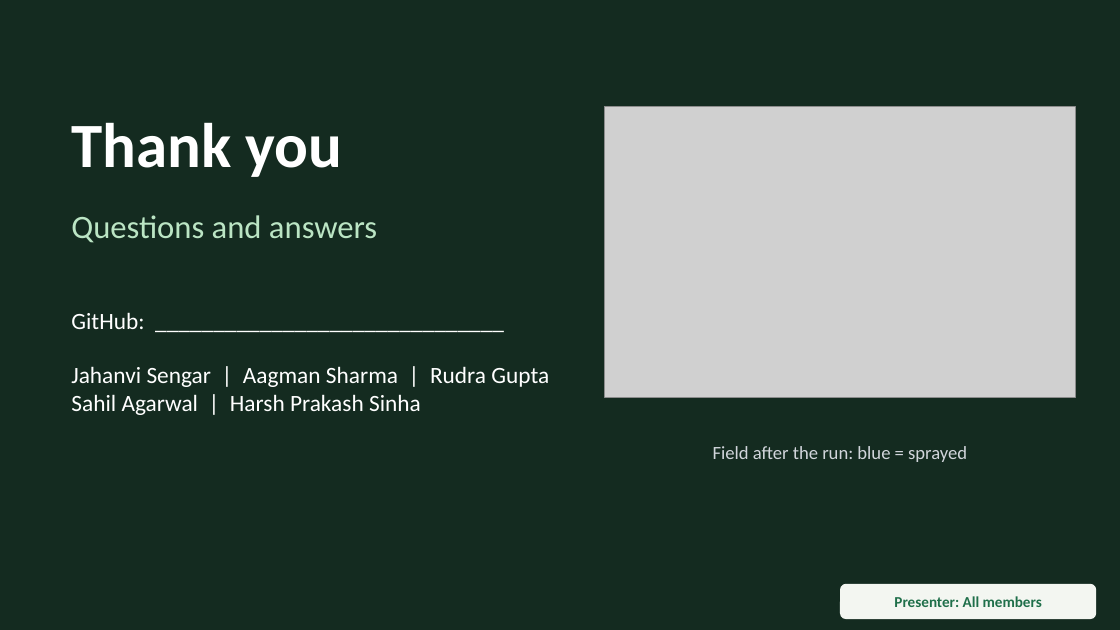
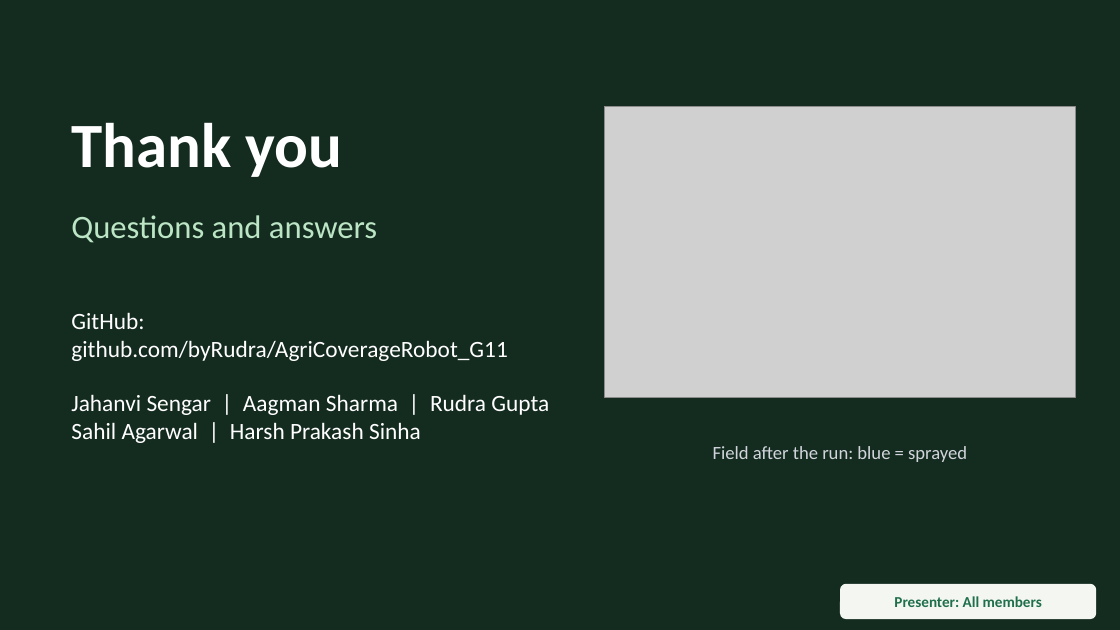
Before and after one commit to byRudra/AgriCoverageRobot_G11, a slide deck: slide 17 of slides/AISR_P04_G11_Slides.pptx. Drawn at 1120x630 pixels with LibreOffice and Linux fonts; fonts in the diff are those of the drawing; grey boxes stand for pictures. Boxes give left, top, right and bottom in pixels: in the first picture for what was removed or moved away, otherwise in the second. Text is boxed around its words. In the diff, an @@ line names an element or a change of style, - is before the commit and + after.

Commit message:
Slides: fill GitHub link on final slide and rebuild deck

```diff
--- a/slides/AISR_P04_G11_Slides.pptx
+++ b/slides/AISR_P04_G11_Slides.pptx
@@ text at (71,312,507,361): text changed @@
-GitHub: ______________________________
+GitHub: github.com/byRudra/AgriCoverageRobot_G11
```
Also in this commit, not shown: 1 other file.
